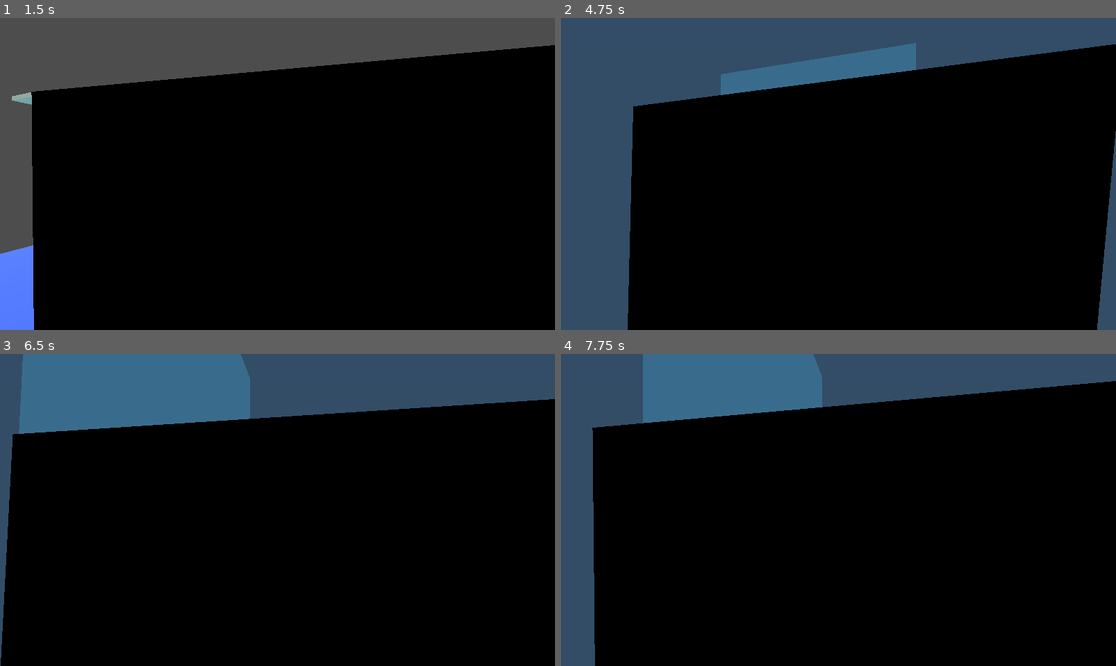
Above: before the commit, frames 1-4 (two rows, left to right).
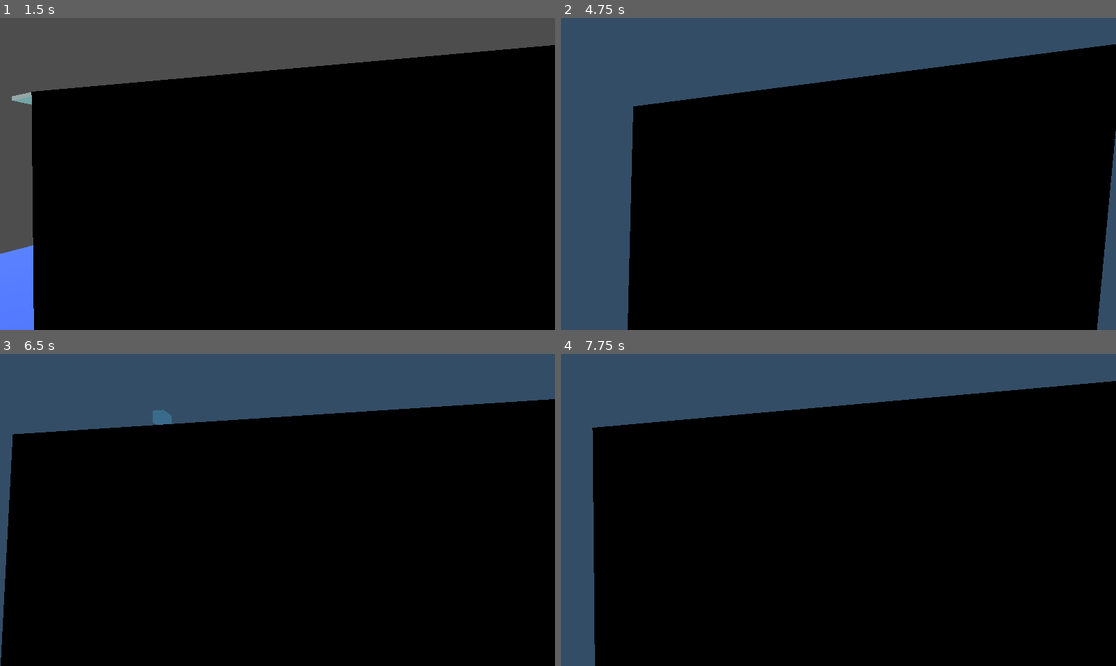
Above: after the commit, the same moments.

Repository: jvastola/GodotPhysicsRig
Game: Godot game, scene res://MainScene.tscn
The game is run twice, just before and just after one commit, with the same random seed, the same clock (stepped at 60 frames per second) and the same inputs.
Inputs (mouse positions are in pixels of both pictures, inside the frame that each line leads up to):
- Up to frame 1 (1.5 s): move the mouse to (305, 174) at 0.52 s; hold W (move_forward) from 0.53 s (still down); tap B (build_mode_toggle, bound only after the commit) at 0.6 s; click (305, 174) at 0.67 s; tap Space (jump) at 0.77 s; move the mouse to (249, 174) at 1.27 s; tap Shift (sprint) at 1.35 s
- Up to frame 2 (4.75 s): keep holding W (move_forward); tap Space (jump) at 1.52, 3.02, 3.5, 3.77, 4.52 s; tap B (build_mode_toggle, bound only after the commit) at 1.55, 2.3, 2.85, 3.6, 4.55 s; move the mouse to (849, 167) at 2.02 s; press the mouse at (849, 167) at 2.03 s; tap Enter at 2.75, 4.25 s; move the mouse to (832, 180) at 2.77 s; release the mouse at (832, 180) at 2.78 s; click (832, 180) at 2.92 s; move the mouse to (877, 177) at 3.52 s; move the mouse to (794, 170) at 4.27 s; tap Shift (sprint) at 4.35 s
- Up to frame 3 (6.5 s): move the mouse to (283, 510) at 5.02 s; press the mouse at (283, 510) at 5.03 s; tap B (build_mode_toggle, bound only after the commit) at 5.3, 5.85 s; tap Space (jump) at 5.75, 6.02 s; move the mouse to (255, 503) at 5.77 s; release W (move_forward) at 5.78 s; release the mouse at (255, 503) at 5.78 s; hold D (move_right) from 5.78 s (still down)
- Up to frame 4 (7.75 s): move the mouse to (866, 510) at 6.52 s; release D (move_right) at 6.53 s; hold W (move_forward) from 6.53 s (still down); tap B (build_mode_toggle, bound only after the commit) at 6.6, 7.55 s; tap Space (jump) at 6.77, 7.52 s; tap Enter at 7.25 s; move the mouse to (810, 510) at 7.27 s; tap Shift (sprint) at 7.35 s; click (810, 510) at 7.42 s

Frame 1 is identical in both runs. In frame 2, 2.7% of the frame differs, in the area x 28-64%, y 8-25%; in frame 3, 9.4%, in the area x 3-46%, y 0-26%; in frame 4, 6.3%.

Commit message:
feat(build_mode): implement build mode functionality; add BuildCube scene and related scripts for dynamic object placement

Diff:
--- /dev/null
+++ b/BuildCube.tscn
@@ -0,0 +1,18 @@
+[gd_scene load_steps=4 format=3 uid="uid://bn7dgs6t6u07m"]
+
+[ext_resource type="Script" uid="uid://bu4mb2coukop0" path="res://build_cube.gd" id="1"]
+
+[sub_resource type="BoxShape3D" id="BoxShape3D_build"]
+
+[sub_resource type="BoxMesh" id="BoxMesh_build"]
+
+[node name="BuildCube" type="StaticBody3D"]
+collision_layer = 33
+collision_mask = 33
+script = ExtResource("1")
+
+[node name="CollisionShape3D" type="CollisionShape3D" parent="."]
+shape = SubResource("BoxShape3D_build")
+
+[node name="MeshInstance3D" type="MeshInstance3D" parent="."]
+mesh = SubResource("BoxMesh_build")
--- a/XRPlayer.tscn
+++ b/XRPlayer.tscn
@@ -8,6 +8,7 @@
 [ext_resource type="Script" uid="uid://u2otyj4gjtl2" path="res://hand_pointer.gd" id="6_pointer"]
 [ext_resource type="PackedScene" uid="uid://b2gkx1eim00mw" path="res://UIViewport3D.tscn" id="7_ui_viewport"]
 [ext_resource type="Script" uid="uid://cblrw6wmmg7gp" path="res://grid_snap_indicator.gd" id="8_grid_snap"]
+[ext_resource type="PackedScene" uid="uid://bn7dgs6t6u07m" path="res://BuildCube.tscn" id="9_build_cube"]
 
 [sub_resource type="BoxShape3D" id="BoxShape3D_l588l"]
 size = Vector3(0.3, 0.3, 0.2)
@@ -64,6 +65,8 @@
 desktop_extra_collider_offset = Vector3(0, 0, 0)
 turn_mode = 1
 smooth_turn_speed = 180.0
+
+[node name="BuildRoot" type="Node3D" parent="."]
 
 [node name="PlayerBody" type="RigidBody3D" parent="." groups=["player"]]
 collision_layer = 2
@@ -178,9 +181,12 @@
 [node name="GridSnapIndicator" type="Node3D" parent="PlayerBody/XROrigin3D/LeftController/HandPointer"]
 script = ExtResource("8_grid_snap")
 follow_mode = "always"
+align_with_surface_normal = true
 maintain_visibility_without_hit = true
 pointer_node_path = NodePath("..")
-sync_grid_size_from_pointer = true
+build_mode_enabled = true
+build_cube_scene = ExtResource("9_build_cube")
+build_parent_path = NodePath("../../../../../BuildRoot")
 raycast_path = NodePath("../PointerRayCast")
 hide_without_hit = false
 
--- /dev/null
+++ b/build_cube.gd
@@ -0,0 +1,22 @@
+extends StaticBody3D
+
+@export var mesh_node_path: NodePath = NodePath("MeshInstance3D")
+@export var collision_shape_path: NodePath = NodePath("CollisionShape3D")
+
+var _mesh_instance: MeshInstance3D
+
+func _ready() -> void:
+	_mesh_instance = get_node_or_null(mesh_node_path) as MeshInstance3D
+
+func set_build_color(color: Color) -> void:
+	if not _mesh_instance:
+		_mesh_instance = get_node_or_null(mesh_node_path) as MeshInstance3D
+	if not _mesh_instance:
+		return
+	var material: StandardMaterial3D = _mesh_instance.material_override as StandardMaterial3D
+	if not material:
+		material = StandardMaterial3D.new()
+	material.shading_mode = BaseMaterial3D.SHADING_MODE_UNSHADED
+	material.albedo_color = color
+	material.transparency = BaseMaterial3D.TRANSPARENCY_ALPHA if color.a < 1.0 else BaseMaterial3D.TRANSPARENCY_DISABLED
+	_mesh_instance.material_override = material
--- a/grid_snap_indicator.gd
+++ b/grid_snap_indicator.gd
@@ -4,6 +4,7 @@
 
 var _grid_size: float = 0.1
 var _snap_interval: float = 0.1
+var _build_parent_path: NodePath = NodePath()
 
 @export_enum("on_hit", "always", "manual") var follow_mode: String = "on_hit"
 @export var align_with_surface_normal: bool = false
@@ -12,6 +13,18 @@
 @export var sync_grid_size_from_pointer: bool = false
 @export_range(0.01, 10.0, 0.01) var pointer_scale_grid_multiplier: float = 1.0
 @export_range(0.005, 2.0, 0.005) var pointer_scale_min_grid_size: float = 0.01
+@export_range(0.0, 0.25, 0.001) var surface_normal_offset: float = 0.01
+@export var build_mode_enabled: bool = false
+@export var build_mode_toggle_action: String = "build_mode_toggle"
+@export var build_cube_scene: PackedScene
+@export var default_build_color: Color = Color(0.6, 0.6, 0.6, 1.0)
+@export_range(0.1, 5.0, 0.1) var build_scale_multiplier: float = 1.0
+@export var build_parent_path: NodePath:
+	set(value):
+		_build_parent_path = value
+		_refresh_build_parent()
+	get:
+		return _build_parent_path
 
 @export_range(0.01, 5.0, 0.01) var grid_size: float = 0.1:
 	set(value):
@@ -36,6 +49,7 @@
 var _last_snapped_position: Vector3 = Vector3.ZERO
 var _has_valid_position: bool = false
 var _pointer_node: Node = null
+var _build_parent: Node = null
 
 func _ready() -> void:
 	_raycast = get_node_or_null(raycast_path) as RayCast3D
@@ -44,6 +58,7 @@
 	_apply_indicator_scale()
 	_apply_indicator_material()
 	_connect_pointer_signal()
+	_refresh_build_parent()
 	_set_indicator_visible(false)
 
 func _physics_process(delta: float) -> void:
@@ -56,6 +71,9 @@
 		return
 	_accumulated_time = 0.0
 	_update_from_raycast()
+
+func _process(_delta: float) -> void:
+	_handle_build_mode_toggle()
 
 func _update_from_raycast() -> void:
 	if not _raycast:
@@ -142,7 +160,10 @@
 
 func _snap_from_sample(sample_point: Vector3, has_hit: bool, surface_normal: Vector3) -> void:
 	var should_show: bool = has_hit or not hide_without_hit
-	_apply_snapped_position(_snap_to_grid(sample_point), surface_normal)
+	var adjusted_point: Vector3 = sample_point
+	if has_hit and surface_normal.length_squared() > 0.0 and surface_normal_offset > 0.0:
+		adjusted_point += surface_normal.normalized() * surface_normal_offset
+	_apply_snapped_position(_snap_to_grid(adjusted_point), surface_normal)
 	if not should_show and hide_without_hit and not maintain_visibility_without_hit:
 		_set_indicator_visible(false)
 
@@ -170,10 +191,94 @@
 		return
 	_pointer_node = node
 	if node.has_signal("hit_scale_changed"):
-		node.connect("hit_scale_changed", Callable(self, "_on_pointer_hit_scale_changed"))
+		if not node.is_connected("hit_scale_changed", Callable(self, "_on_pointer_hit_scale_changed")):
+			node.connect("hit_scale_changed", Callable(self, "_on_pointer_hit_scale_changed"))
+	if node.has_signal("pointer_event"):
+		if not node.is_connected("pointer_event", Callable(self, "_on_pointer_event")):
+			node.connect("pointer_event", Callable(self, "_on_pointer_event"))
 
 func _on_pointer_hit_scale_changed(scale: float) -> void:
 	if not sync_grid_size_from_pointer:
 		return
 	var new_size: float = max(scale * pointer_scale_grid_multiplier, pointer_scale_min_grid_size)
 	grid_size = new_size
+
+func _on_pointer_event(event: Dictionary) -> void:
+	if not build_mode_enabled:
+		return
+	if event.get("type", "") != "press":
+		return
+	if not event.get("action_just_pressed", false):
+		return
+	_spawn_build_cube(event)
+
+func _handle_build_mode_toggle() -> void:
+	if build_mode_toggle_action == "":
+		return
+	if not InputMap.has_action(build_mode_toggle_action):
+		return
+	if Input.is_action_just_pressed(build_mode_toggle_action):
+		build_mode_enabled = not build_mode_enabled
+
+func _refresh_build_parent() -> void:
+	if not is_inside_tree():
+		return
+	if _build_parent_path == NodePath():
+		_build_parent = get_tree().current_scene
+	else:
+		_build_parent = get_node_or_null(_build_parent_path)
+
+func _get_build_parent() -> Node:
+	if _build_parent and is_instance_valid(_build_parent):
+		return _build_parent
+	_refresh_build_parent()
+	return _build_parent
+
+func _spawn_build_cube(event: Dictionary) -> void:
+	if not build_cube_scene:
+		return
+	var parent := _get_build_parent()
+	if not parent:
+		return
+	var cube := build_cube_scene.instantiate()
+	if not cube:
+		return
+	parent.add_child(cube)
+	var target_position: Vector3 = _determine_build_position(event)
+	var color: Color = _get_pointer_color(event)
+	var transform := Transform3D(Basis.IDENTITY, target_position)
+	cube.global_transform = transform
+	var scale_factor: float = max(grid_size * build_scale_multiplier, 0.01)
+	if cube is Node3D:
+		var cube_node := cube as Node3D
+		cube_node.scale = Vector3.ONE * scale_factor
+	if cube.has_method("set_build_color"):
+		cube.call("set_build_color", color)
+	else:
+		_apply_color_to_mesh(cube, color)
+
+func _determine_build_position(event: Dictionary) -> Vector3:
+	if _has_valid_position:
+		return _last_snapped_position
+	return event.get("global_position", global_transform.origin)
+
+func _get_pointer_color(event: Dictionary) -> Color:
+	if event.has("pointer_color"):
+		return event["pointer_color"]
+	return default_build_color
+
+func _apply_color_to_mesh(node: Node, color: Color) -> void:
+	var mesh: MeshInstance3D = node.get_node_or_null("MeshInstance3D") as MeshInstance3D
+	if not mesh and node is Node3D:
+		for child in (node as Node3D).get_children():
+			if child is MeshInstance3D:
+				mesh = child
+				break
+	if not mesh:
+		return
+	var mat: StandardMaterial3D = mesh.material_override as StandardMaterial3D
+	if not mat:
+		mat = StandardMaterial3D.new()
+	mat.shading_mode = BaseMaterial3D.SHADING_MODE_UNSHADED
+	mat.albedo_color = color
+	mesh.material_override = mat
--- a/project.godot
+++ b/project.godot
@@ -61,6 +61,11 @@
 "events": [Object(InputEventKey,"resource_local_to_scene":false,"resource_name":"","device":-1,"window_id":0,"alt_press …(195 unchanged characters)…
 ]
 }
+build_mode_toggle={
+"deadzone": 0.5,
+"events": [Object(InputEventKey,"resource_local_to_scene":false,"resource_name":"","device":-1,"window_id":0,"alt_pressed":false,"shift_pressed":false,"ctrl_pressed":false,"meta_pressed":false,"pressed":false,"keycode":0,"physical_keycode":66,"key_label":0,"unicode":98,"location":0,"echo":false,"script":null)
+]
+}
 
 [layer_names]
 
Not shown: 1 places in XRPlayer.tscn that only renumber resources
Not shown, added: build_cube.gd.uid
